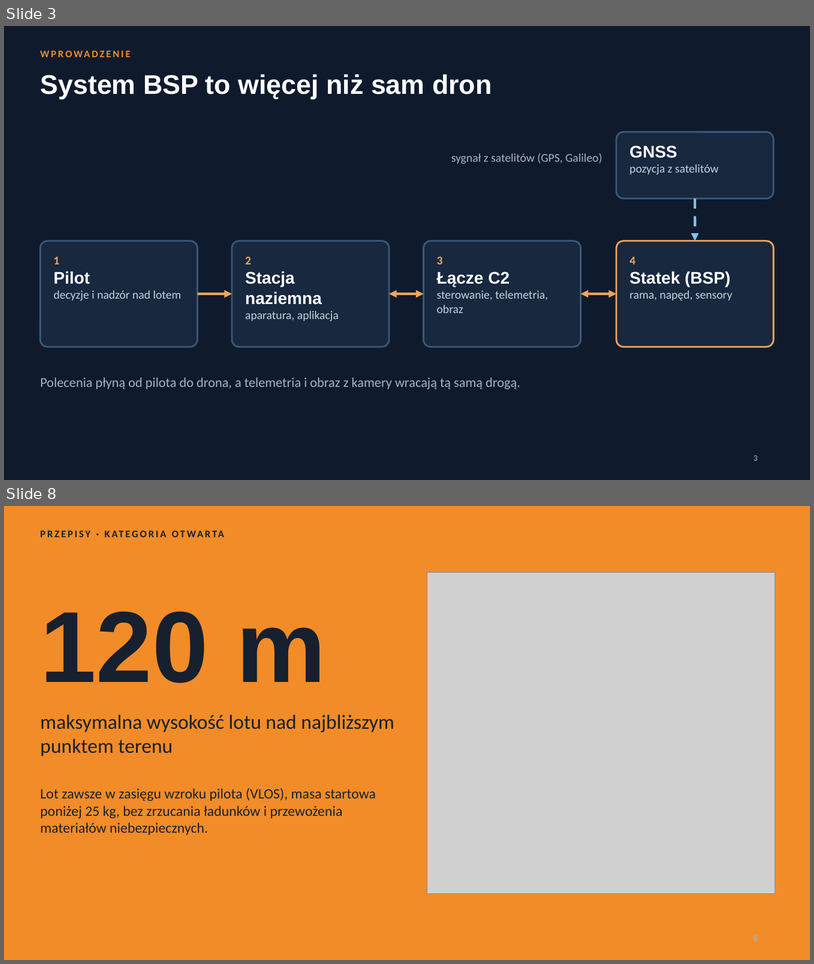
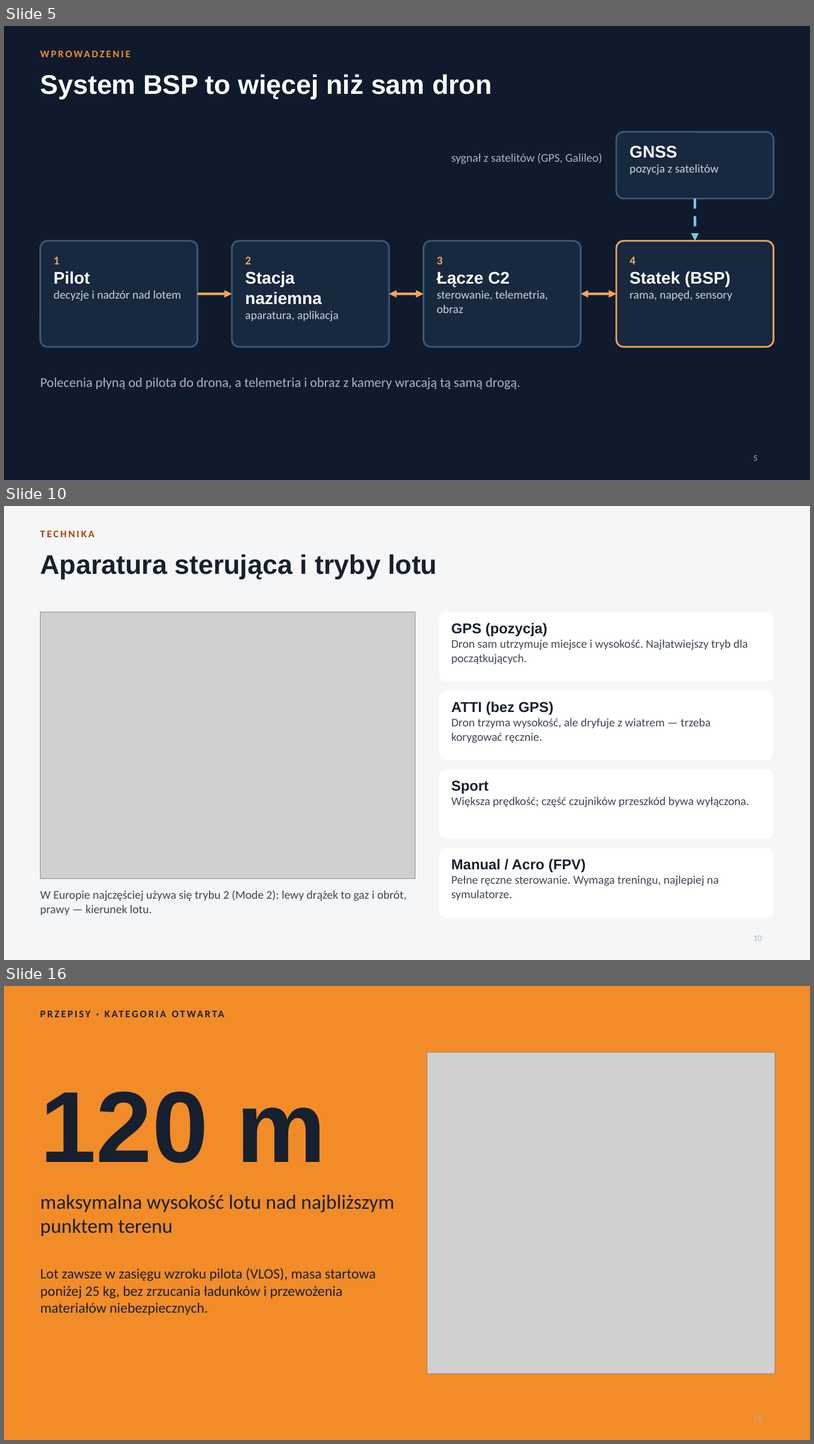
Before and after one commit to Pawel202685/psychic-octo-invention, a slide deck: Ogolna_wiedza_o_BSP.pptx. Shown one above the other, each under a label of ours: slides 3 and 8 before the commit, slides 5, 10 and 16 after it; the slides between them are not shown. The pictures are 814x964 and 814x1444 pixels, drawn with LibreOffice and Linux fonts; fonts in the diff are those of the drawing; grey boxes stand for pictures. Boxes give left, top, right and bottom in pixels: in the first picture for what was removed or moved away, otherwise in the second. Text is boxed around its words. In the diff, an @@ line names an element or a change of style, - is before the commit and + after.

```diff
--- a/Ogolna_wiedza_o_BSP.pptx
+++ b/Ogolna_wiedza_o_BSP.pptx
@@ slide 10 added at [4,506,810,960], background #F4F6F8 @@
@@ text added at [40,531,94,537], 12 pt, text #B23C0A, bold @@
+TECHNIKA
@@ title added at [40,554,437,579], 32 pt, text #16202E, bold @@
+Aparatura sterująca i tryby lotu
@@ picture added at [40,612,416,879] @@
@@ rounded rectangle added at [440,612,774,681], fill #FFFFFF @@
@@ text added at [452,622,748,664], 14 pt, text #3D4756 @@
+GPS (pozycja)
+Dron sam utrzymuje miejsce i wysokość. Najłatwiejszy tryb dla początkujących.
@@ rounded rectangle added at [440,691,774,760], fill #FFFFFF @@
@@ text added at [452,701,711,743], 14 pt, text #3D4756 @@
+ATTI (bez GPS)
+Dron trzyma wysokość, ale dryfuje z wiatrem — trzeba korygować ręcznie.
@@ rounded rectangle added at [440,769,774,839], fill #FFFFFF @@
@@ text added at [452,780,750,807], 14 pt, text #3D4756 @@
+Sport
+Większa prędkość; część czujników przeszkód bywa wyłączona.
@@ rounded rectangle added at [440,848,774,918], fill #FFFFFF @@
@@ text added at [452,858,719,900], 14 pt, text #3D4756 @@
+Manual / Acro (FPV)
+Pełne ręczne sterowanie. Wymaga treningu, najlepiej na symulatorze.
@@ text added at [40,890,407,915], 14 pt, text #3D4756 @@
+W Europie najczęściej używa się trybu 2 (Mode 2): lewy drążek to gaz i obrót, prawy — kierunek lotu.
@@ page number added at [754,935,762,940], 10 pt, text #A9B4C2 @@
+10
@@ what was slide 3 is now slide 5 @@
@@ page number at [754,455,758,460]: text changed @@
-3
+5
@@ what was slide 8 is now slide 16 @@
@@ page number at [754,1414,762,1420]: text changed @@
-8
+16
```
Also in this commit, not shown: 6 slides changed, 14 other slides added.
